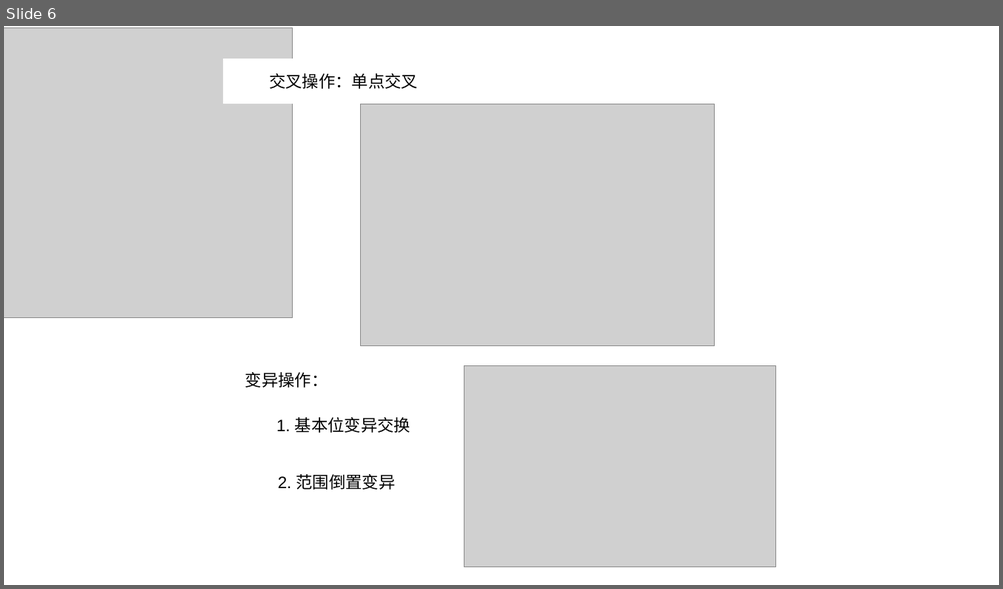
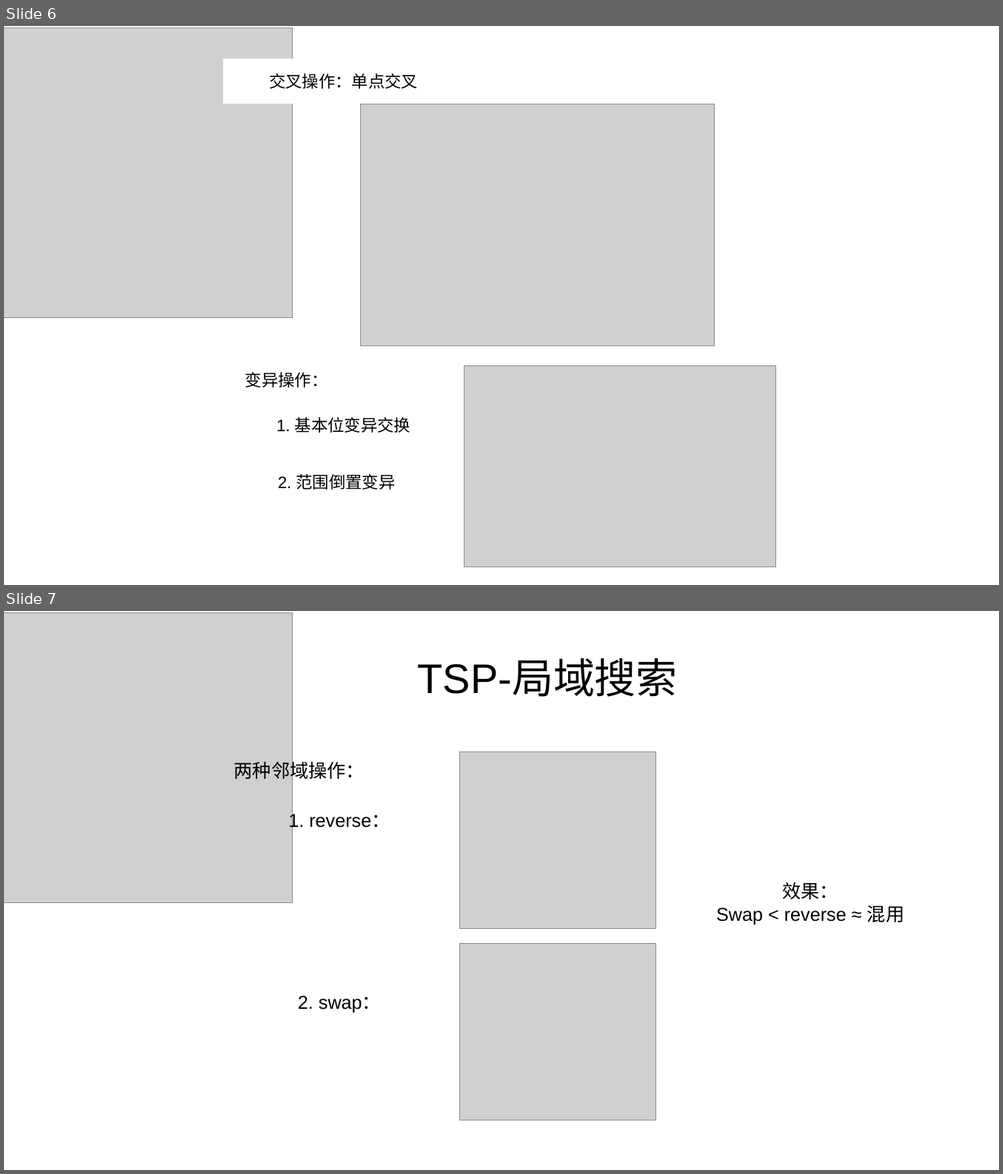
Before and after one commit to SYSU532/artificial-intelligence, a slide deck: AI展示.pptx. Shown one above the other, each under a label of ours: slide 6 before the commit, slides 6 and 7 after it. The pictures are 1003x589 and 1003x1174 pixels, drawn with LibreOffice and Linux fonts; fonts in the diff are those of the drawing; grey boxes stand for pictures. Boxes give left, top, right and bottom in pixels: in the first picture for what was removed or moved away, otherwise in the second. Text is boxed around its words. In the diff, an @@ line names an element or a change of style, - is before the commit and + after.

```diff
--- a/AI展示.pptx
+++ b/AI展示.pptx
@@ slide 7 added at (4,611,999,1170), background #FFFFFF @@
@@ picture added at (4,613,293,903) @@
@@ text added at (418,660,677,697), 40 pt, text #000000 @@
+TSP-局域搜索
@@ text added at (234,758,364,782), 18 pt, text #000000 @@
+两种邻域操作：
@@ picture added at (460,752,656,929) @@
@@ text added at (288,812,390,832), 18 pt, text #000000 @@
+1. reverse：
@@ text added at (716,883,904,925), 18 pt, text #000000 @@
+效果：
+Swap < reverse ≈ 混用
@@ picture added at (460,944,656,1121) @@
@@ text added at (298,996,381,1014), 18 pt, text #000000 @@
+2. swap：
```
Also in this commit, not shown: 2 other slides added.
